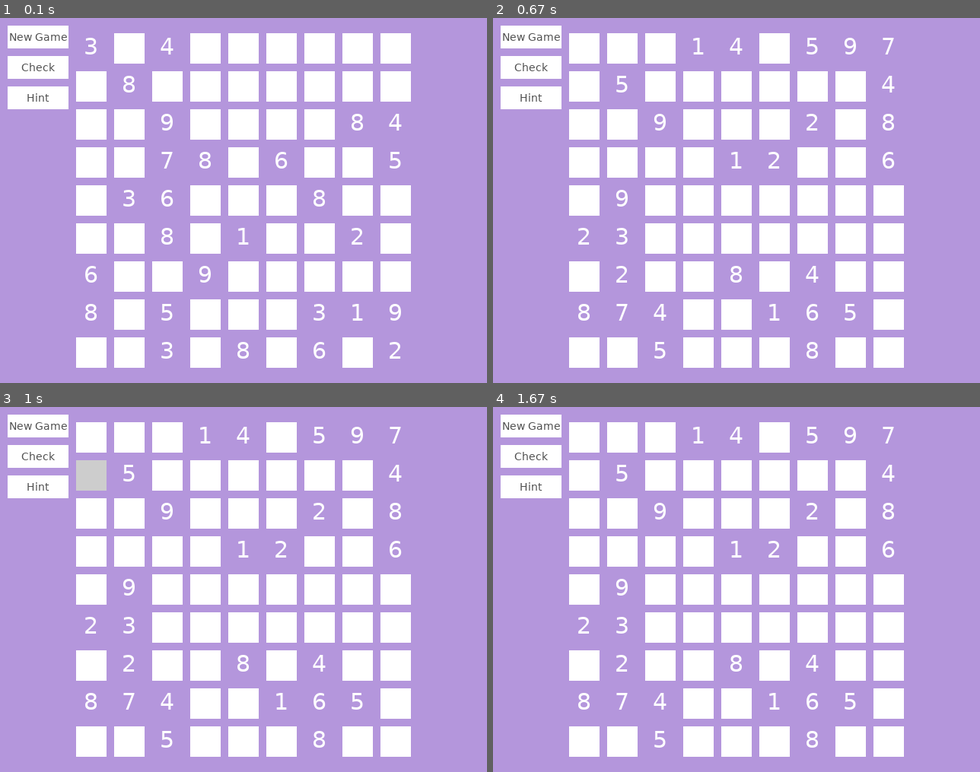
Above: before the commit, frames 1-4 (two rows, left to right).
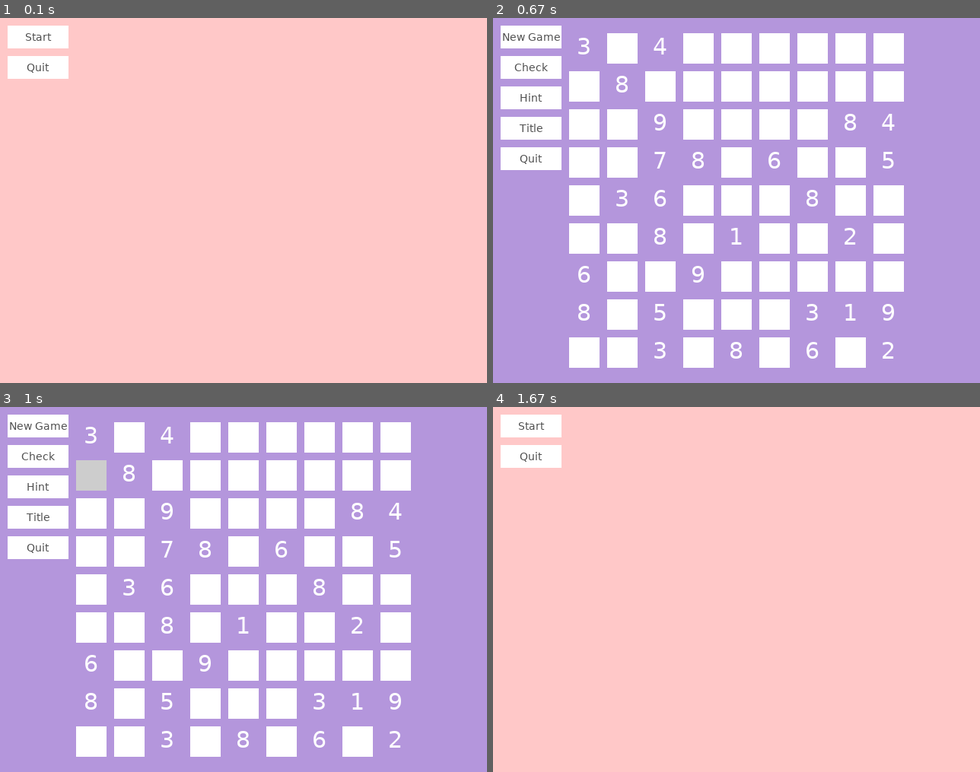
Above: after the commit, the same moments.

Repository: kinern/sudoku-pygame
Game: pygame game, started from main.py
The game is run twice, just before and just after one commit, with the same random seed, the same clock (stepped at 60 frames per second) and the same inputs.
Inputs (mouse positions are in pixels of both pictures, inside the frame that each line leads up to):
- Up to frame 1 (0.1 s): no input
- Up to frame 2 (0.67 s): click (531, 36) at 0.38 s
- Up to frame 3 (1 s): press the mouse at (82, 461) at 0.7 s; move the mouse to (233, 538) at 0.8 s; release the mouse at (384, 618) at 0.93 s
- Up to frame 4 (1.67 s): press the mouse at (624, 706) at 1.03 s; move the mouse to (775, 717) at 1.13 s; release the mouse at (921, 728) at 1.27 s; click (531, 516) at 1.48 s

The runs differ from the first frame. In frame 1, 99% of the frame differs, in the area x 0-100%, y 0-100%; in frame 2, 17%; in frame 3, 17%; in frame 4, 99%.

Commit message:
Adding title screen and game state. Moving game and title screens into own functions.

Diff:
--- a/main.py
+++ b/main.py
@@ -3,6 +3,7 @@
 import random
 import math
 import copy
+from enum import Enum
 
 screen_width = 640
 screen_height = 480
@@ -98,24 +99,106 @@
                     self.matrix[row][col] = 0
             return False
 
-
-def main():
-    pygame.init()
-    logo = pygame.image.load("logo.png")
-    pygame.display.set_icon(logo)
-    pygame.display.set_caption("Sudoku!")
-    pygame.font.init()
-    my_font = pygame.font.SysFont('Verdana', 30)
-    screen = pygame.display.set_mode((screen_width,screen_height))
-    running = True
-    bgColor = (180, 150, 220)
-
+class GameState(Enum):
+    QUIT = -1
+    TITLE = 0
+    NEWGAME = 1
+
+gameState = GameState.TITLE
+
+class Button():
+        def __init__(self, text,  pos, size, font, onClick, fontColor="White", bg="black"):
+            self.x, self.y = pos
+            self.font = pygame.font.SysFont("Verdana", font)
+            self.onClick = onClick
+            self.text = self.font.render(text, 1, pygame.Color(fontColor))
+            self.size = size
+            self.surface = pygame.Surface(self.size)
+            self.surface.fill(bg)
+            self.surface.blit(self.text, (int(self.size[0]/2)-int(self.text.get_rect().width/2), int(self.size[1]/2)-int(self.text.get_rect().height/2)))
+            self.rect = pygame.Rect(self.x, self.y, self.size[0], self.size[1])
+
+        #def show(self):
+        #    screen.blit(self.surface, (self.x, self.y))
+
+        def click(self, event):
+            x, y = pygame.mouse.get_pos()
+            if self.rect.collidepoint(x, y):
+                self.onClick()
+
+
+def titleScreen(screen):
+
+    localGameState = GameState.TITLE
+
+    def changeToNewGame():
+        print("change to new game")
+        nonlocal localGameState
+        localGameState = GameState.NEWGAME
+
+    def quitGame():
+        nonlocal localGameState
+        localGameState = GameState.QUIT
+
+    startBtn = Button(
+        "Start",
+        pos=(10, 10),
+        size=(80, 30),
+        font=14,
+        fontColor=(80,80,80),
+        bg=(255,255,255),
+        onClick=changeToNewGame)
+
+    quitBtn = Button(
+        "Quit",
+        pos=(10, 50),
+        size=(80, 30),
+        font=14,
+        fontColor=(80,80,80),
+        bg=(255,255,255),
+        onClick=quitGame)
+
+    buttons = [startBtn, quitBtn]
+
+    while True:
+        if (localGameState != GameState.TITLE):
+            print(localGameState)
+            return localGameState
+
+        #Handle Title Screen Events
+        for event in pygame.event.get():
+            if event.type == pygame.QUIT:
+                return GameState.QUIT
+            if event.type == pygame.MOUSEBUTTONDOWN:
+                if pygame.mouse.get_pressed()[0]:
+                    for button in buttons:
+                        print("click event")
+                        button.click(event)
+
+        #Render Title Screen
+        screen.fill((255,200,200))
+        for button in buttons:
+            screen.blit(button.surface, (button.x, button.y))
+        pygame.display.flip()
+
+
+def gameScreen(screen):
+
+    localGameState = GameState.NEWGAME
+
+    def changeToTitle():
+        nonlocal localGameState
+        localGameState = GameState.TITLE
+
+    def quitGame():
+        nonlocal localGameState
+        localGameState = GameState.QUIT
+
+    screenBgColor = (180, 150, 220)
+    matrixFont = pygame.font.SysFont('Verdana', 30)
     matrix = SudokuMatrix(9, 54)
 
-    #All input boxes
     inputBoxCollection = []
-
-    #All message boxes (win, lose, no hints available)
     alertBoxCollection = []
 
     class InputBox():
@@ -220,7 +303,7 @@
                     newInputBox.show()
                     inputBoxCollection.append(newInputBox)
                 else:
-                    matrixNum = my_font.render(str(matrix.matrix[row][col]), True, (255,255,255))
+                    matrixNum = matrixFont.render(str(matrix.matrix[row][col]), True, (255,255,255))
                     screen.blit(matrixNum, (row*50+110,col*50+20))
 
     #Existing matrix
@@ -228,30 +311,11 @@
         for row in range(9):
             for col in range(9):
                 if (str(matrix.matrix[row][col]) != ""):
-                    matrixNum = my_font.render(str(matrix.matrix[row][col]), True, (255,255,255))
+                    matrixNum = matrixFont.render(str(matrix.matrix[row][col]), True, (255,255,255))
                     screen.blit(matrixNum, (row*50+110,col*50+20))
         for m in inputBoxCollection:
             m.show()
 
-    class Button():
-        def __init__(self, text,  pos, size, font, onClick, fontColor="White", bg="black"):
-            self.x, self.y = pos
-            self.font = pygame.font.SysFont("Verdana", font)
-            self.onClick = onClick
-            self.text = self.font.render(text, 1, pygame.Color(fontColor))
-            self.size = size
-            self.surface = pygame.Surface(self.size)
-            self.surface.fill(bg)
-            self.surface.blit(self.text, (int(self.size[0]/2)-int(self.text.get_rect().width/2), int(self.size[1]/2)-int(self.text.get_rect().height/2)))
-            self.rect = pygame.Rect(self.x, self.y, self.size[0], self.size[1])
-
-        def show(self):
-            screen.blit(self.surface, (self.x, self.y))
-
-        def click(self, event):
-            x, y = pygame.mouse.get_pos()
-            if self.rect.collidepoint(x, y):
-                self.onClick()
 
     def checkAnswers():
         wrong = False
@@ -306,21 +370,19 @@
 
     def newGame():
         inputBoxCollection.clear()
-        screen.fill(bgColor)
+        screen.fill(screenBgColor)
         matrix.generateMatrix()
         renderNewMatrix()
-        newGameButton.show()
-        hintButton.show()
-        checkButton.show()
+        for button in buttons:
+            screen.blit(button.surface, (button.x, button.y))
         pygame.display.flip()
 
     #Render everything to screen
     def renderScreen():
-        screen.fill(bgColor)
+        screen.fill(screenBgColor)
         renderMatrix()
-        newGameButton.show()
-        checkButton.show()
-        hintButton.show()
+        for button in buttons:
+            screen.blit(button.surface, (button.x, button.y))
         for m in alertBoxCollection:
             if m.active:
                 m.show()
@@ -378,31 +440,76 @@
     bg=(255,255,255),
     onClick=getHint)
 
+    titleButton = Button(
+    "Title",
+    pos=(10, 130),
+    size=(80, 30),
+    font=14,
+    fontColor=(80,80,80),
+    bg=(255,255,255),
+    onClick=changeToTitle)
+
+    quitButton = Button(
+    "Quit",
+    pos=(10, 170),
+    size=(80, 30),
+    font=14,
+    fontColor=(80,80,80),
+    bg=(255,255,255),
+    onClick=quitGame)
+
+    buttons = [newGameButton, checkButton, hintButton, titleButton, quitButton]
+
     #Initial Render
     newGame()
 
-    clock = pygame.time.Clock()
-
-    while running:
-        clock.tick(60)
+    while True:
+        if localGameState != GameState.NEWGAME:
+            return localGameState
+        #Handle Title Screen Events
         for event in pygame.event.get():
             if event.type == pygame.QUIT:
-                running = False
-
-            #Click Only Events
+                return GameState.QUIT
             if event.type == pygame.MOUSEBUTTONDOWN:
                 if pygame.mouse.get_pressed()[0]:
-                    for m in alertBoxCollection:
-                        m.click(event)
-                    newGameButton.click(event)
-                    hintButton.click(event)
-                    checkButton.click(event)
+                    for alert in alertBoxCollection:
+                        alert.click(event)
+                    for button in buttons:
+                        button.click(event)
                     renderScreen()
 
-            #Click And Text Entry Events
             if (event.type == pygame.MOUSEBUTTONDOWN or event.type == pygame.KEYDOWN):
                 for n in inputBoxCollection:
                     n.handleEvent(event)
 
+
+def main(gameState):
+    pygame.init()
+    logo = pygame.image.load("logo.png")
+    pygame.display.set_icon(logo)
+    pygame.display.set_caption("Sudoku!")
+
+    clock = pygame.time.Clock()
+
+    screen = pygame.display.set_mode((screen_width,screen_height))
+    screenBgColor = (180, 150, 220)
+    screen.fill((255,255,255))
+
+    running = True
+    while running:
+        for event in pygame.event.get():
+            if event.type == pygame.QUIT:
+                gameState = GameState.QUIT
+        if (gameState  != GameState.TITLE):
+            print("changed")
+        clock.tick(60)
+        if gameState == GameState.TITLE:
+            gameState = titleScreen(screen)
+        if gameState == GameState.NEWGAME:
+            gameState = gameScreen(screen)
+        if gameState == GameState.QUIT:
+            pygame.quit()
+            return
+
 if __name__=="__main__":
-    main()
+    main(gameState)
